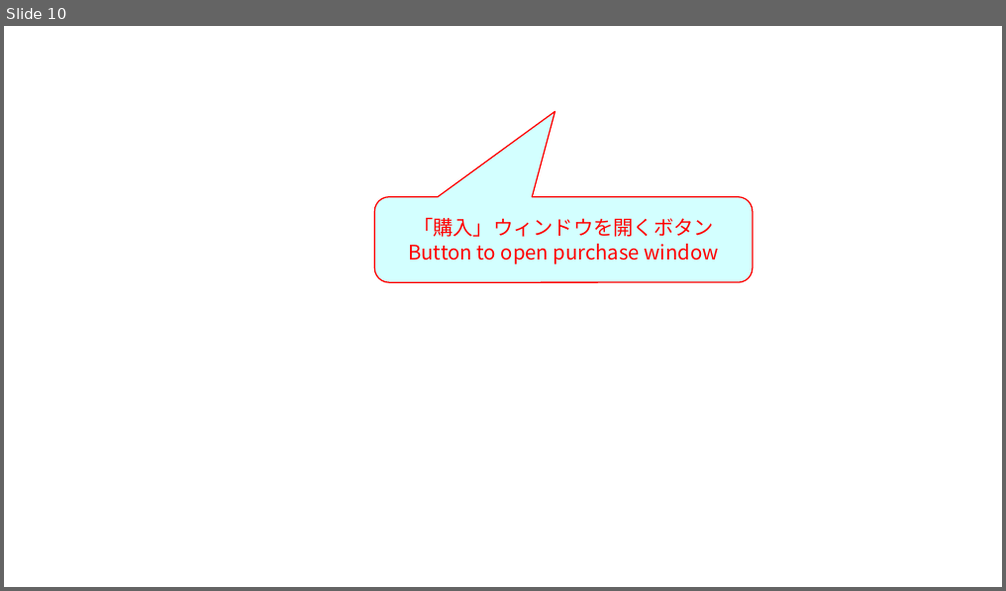
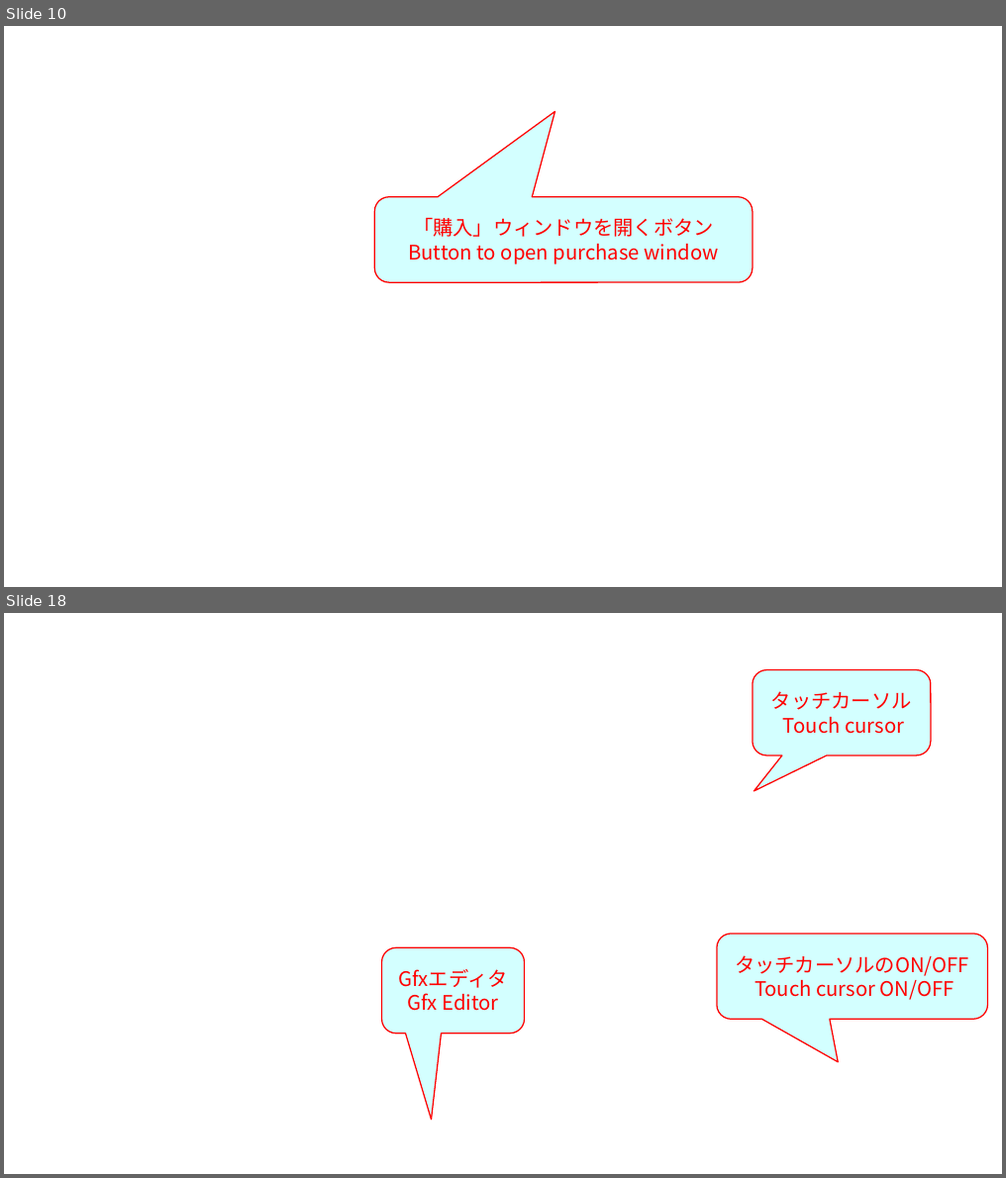
Before and after one commit to takezoff/x8support, a slide deck: work/x8_figures.odp. Shown one above the other, each under a label of ours: slide 10 before the commit, slides 10 and 18 after it; the slides between them are not shown. The pictures are 1006x591 and 1006x1178 pixels, drawn with LibreOffice and Linux fonts; fonts in the diff are those of the drawing; background and template pictures are left out. Boxes give left, top, right and bottom in pixels: in the first picture for what was removed or moved away, otherwise in the second. Text is boxed around its words. In the diff, an @@ line names an element or a change of style, - is before the commit and + after.

```diff
--- a/work/x8_figures.odp
+++ b/work/x8_figures.odp
@@ slide 18 added at bbox=[4, 613, 1002, 1174], background picture (left out) @@
@@ rounded speech box added at bbox=[752, 670, 932, 756], fill #CCFFFF at 85% opacity, outline #FF0000 0.99 pt, 16 pt, text #FF0000 @@
+タッチカーソル
+Touch cursor
@@ rounded speech box added at bbox=[717, 934, 987, 1019], fill #CCFFFF at 85% opacity, outline #FF0000 0.99 pt, 16 pt, text #FF0000 @@
+タッチカーソルのON/OFF
+Touch cursor ON/OFF
@@ rounded speech box added at bbox=[381, 948, 524, 1033], fill #CCFFFF at 85% opacity, outline #FF0000 0.99 pt, 16 pt, text #FF0000 @@
+Gfxエディタ
+Gfx Editor
```
Also in this commit, not shown: 19 other slides added, 43 other files.
